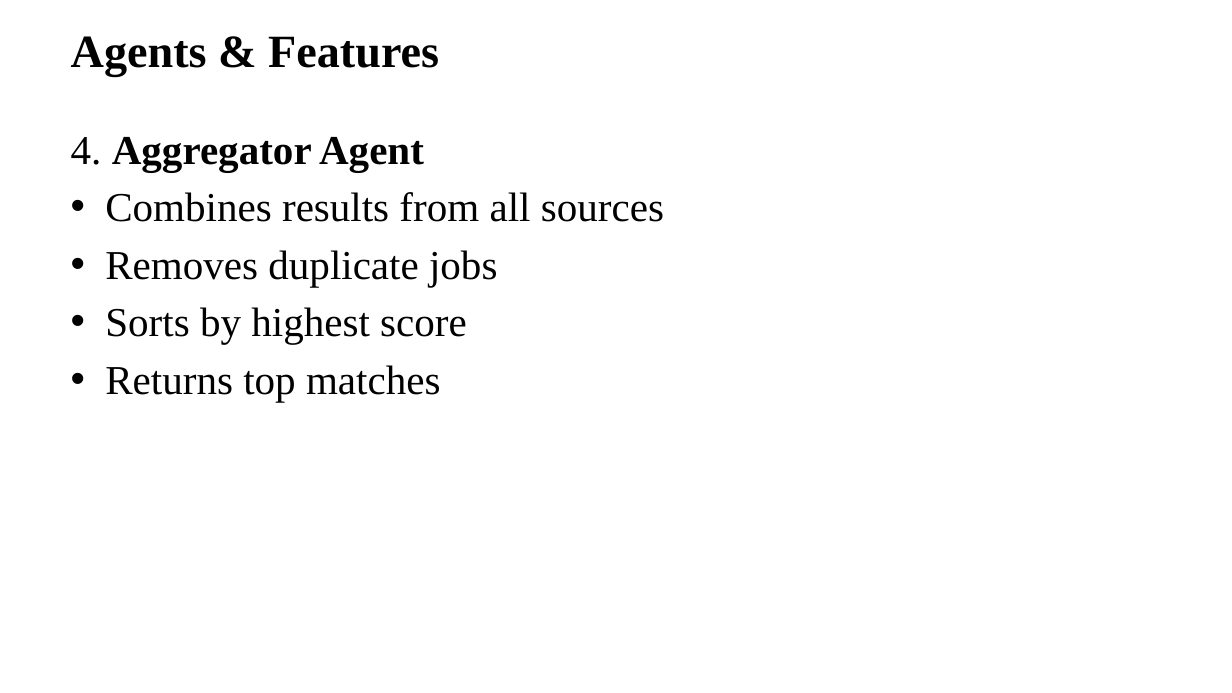
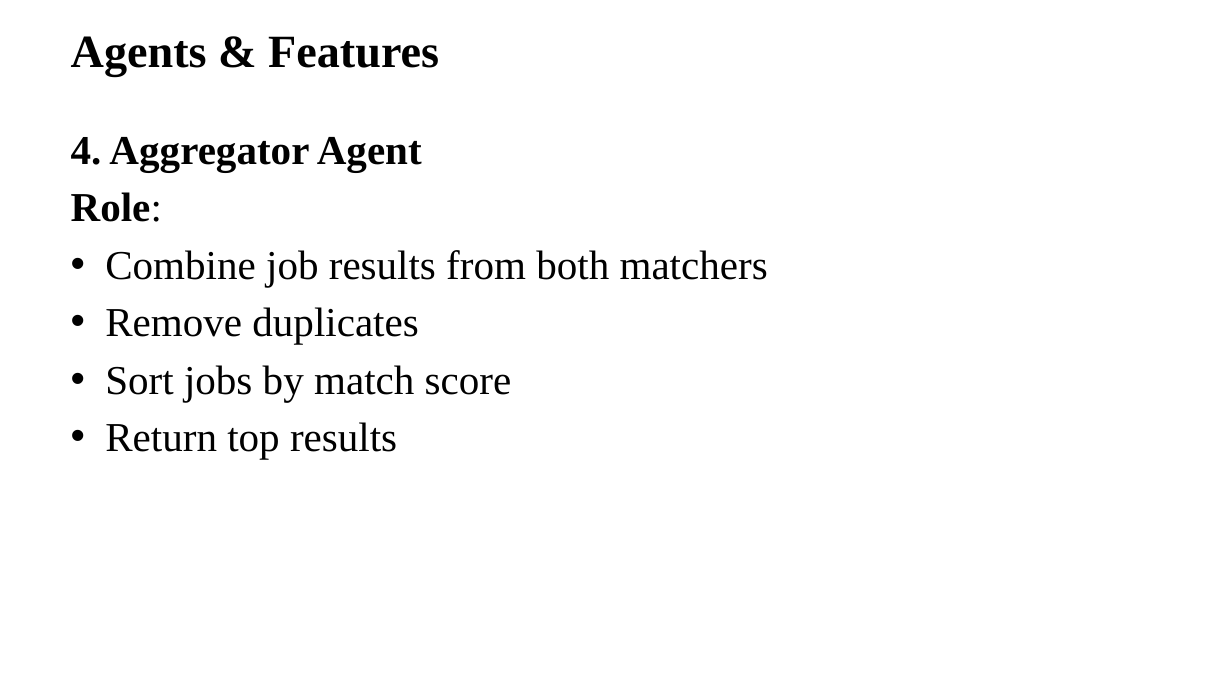
Before and after one commit to AMS-JR/ai-career-assistant, a slide deck: slide 14 of docs/presentation.pptx (slide 12 before the commit). Drawn at 1232x693 pixels with LibreOffice and Linux fonts; fonts in the diff are those of the drawing; background and template pictures are left out. Boxes give left, top, right and bottom in pixels: in the first picture for what was removed or moved away, otherwise in the second. Text is boxed around its words. In the diff, an @@ line names an element or a change of style, - is before the commit and + after.

```diff
--- a/docs/presentation.pptx
+++ b/docs/presentation.pptx
@@ text at (71,137,422,172): bold on in "4." @@
@@ text at (71,192,768,459): text changed @@
-• Combines results from all sources
-• Removes duplicate jobs
-• Sorts by highest score
-• Returns top matches
+Role:
+• Combine job results from both matchers
+• Remove duplicates
+• Sort jobs by match score
+• Return top results
```
Also in this commit, not shown: 13 other slides changed, 14 slides added, 8 other files.
